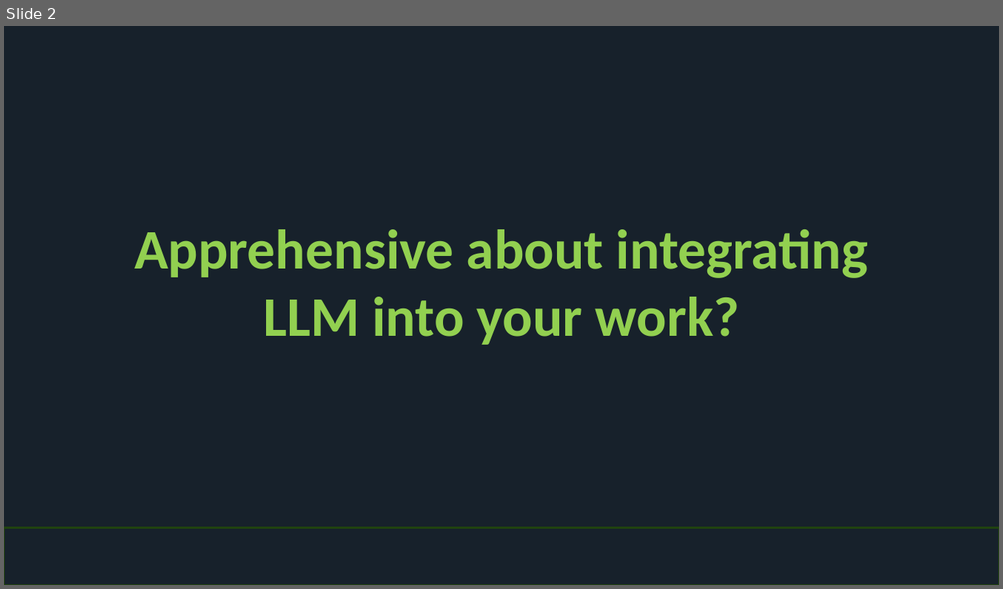
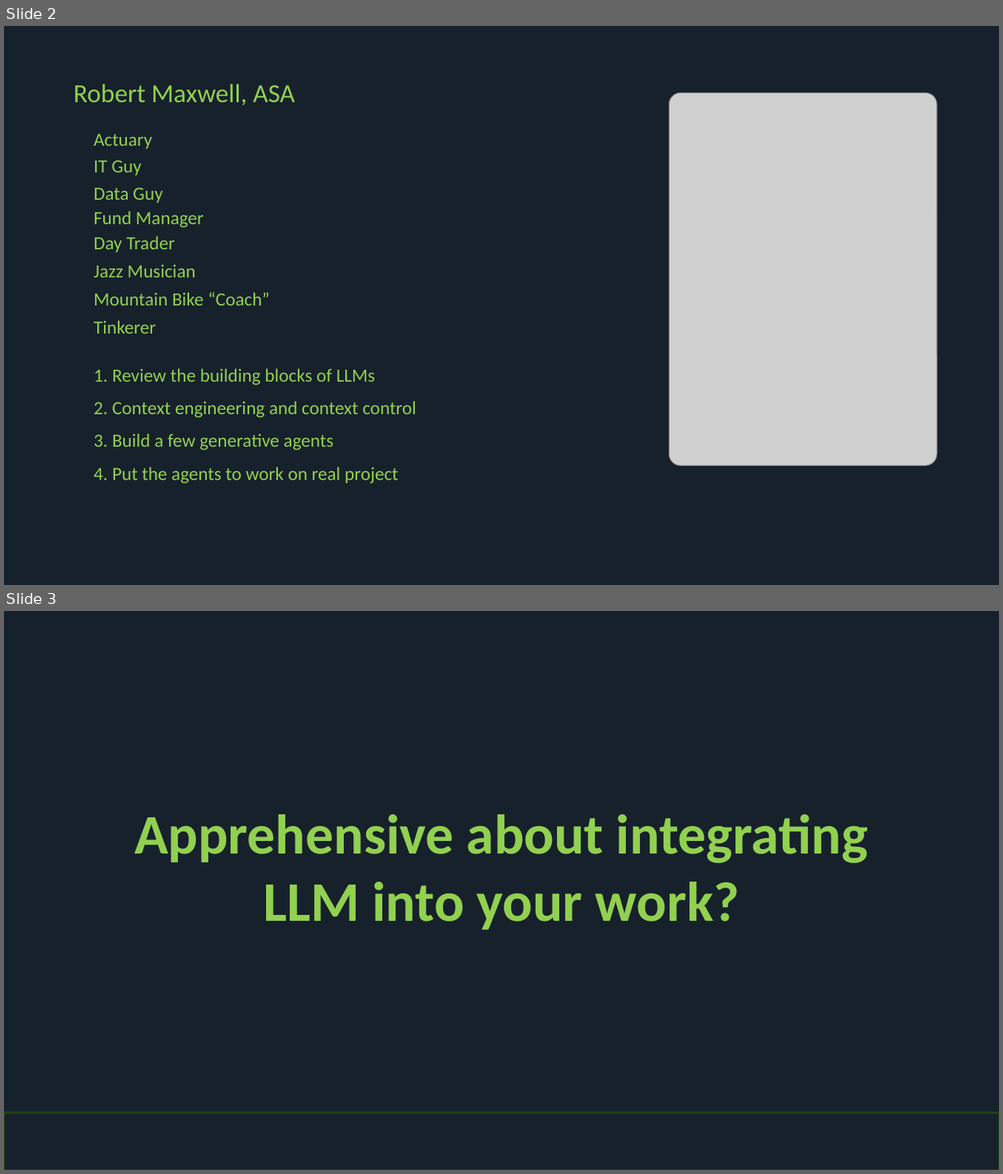
Before and after one commit to 5thgenfinance/full-stack-actuarial, a slide deck: Actuarial Generative Context Engineering Made Simple.pptx. Shown one above the other, each under a label of ours: slide 2 before the commit, slides 2 and 3 after it. The pictures are 1003x589 and 1003x1174 pixels, drawn with LibreOffice and Linux fonts; fonts in the diff are those of the drawing; grey boxes stand for pictures; background and template pictures are left out. Boxes give left, top, right and bottom in pixels: in the first picture for what was removed or moved away, otherwise in the second. Text is boxed around its words. In the diff, an @@ line names an element or a change of style, - is before the commit and + after.

```diff
--- a/Actuarial Generative Context Engineering Made Simple.pptx
+++ b/Actuarial Generative Context Engineering Made Simple.pptx
@@ slide 2 added at (x1=4, y1=26, x2=999, y2=585), background picture (left out) @@
@@ title added at (x1=74, y1=84, x2=295, y2=105), 25.2 pt, text #92D050 @@
+Robert Maxwell, ASA
@@ picture added at (x1=669, y1=93, x2=936, y2=466) @@
@@ text added at (x1=94, y1=134, x2=152, y2=149), 18 pt, text #92D050 @@
+Actuary
@@ text added at (x1=94, y1=160, x2=141, y2=175), 18 pt, text #92D050 @@
+IT Guy
@@ text added at (x1=94, y1=187, x2=162, y2=203), 18 pt, text #92D050 @@
+Data Guy
@@ text added at (x1=94, y1=211, x2=204, y2=228), 18 pt, text #92D050 @@
+Fund Manager
@@ text added at (x1=94, y1=236, x2=175, y2=252), 18 pt, text #92D050 @@
+Day Trader
@@ text added at (x1=94, y1=264, x2=196, y2=278), 18 pt, text #92D050 @@
+Jazz Musician
@@ text added at (x1=94, y1=292, x2=270, y2=306), 18 pt, text #92D050 @@
+Mountain Bike “Coach”
@@ text added at (x1=94, y1=321, x2=156, y2=334), 18 pt, text #92D050 @@
+Tinkerer
@@ text added at (x1=94, y1=369, x2=416, y2=484), 18 pt, text #92D050 @@
+1. Review the building blocks of LLMs
+2. Context engineering and context control
+3. Build a few generative agents
+4. Put the agents to work on real project
@@ what was slide 2 is now slide 3 @@
```
Also in this commit, not shown: 3 slides changed, 3 other slides added, 1 other file.
